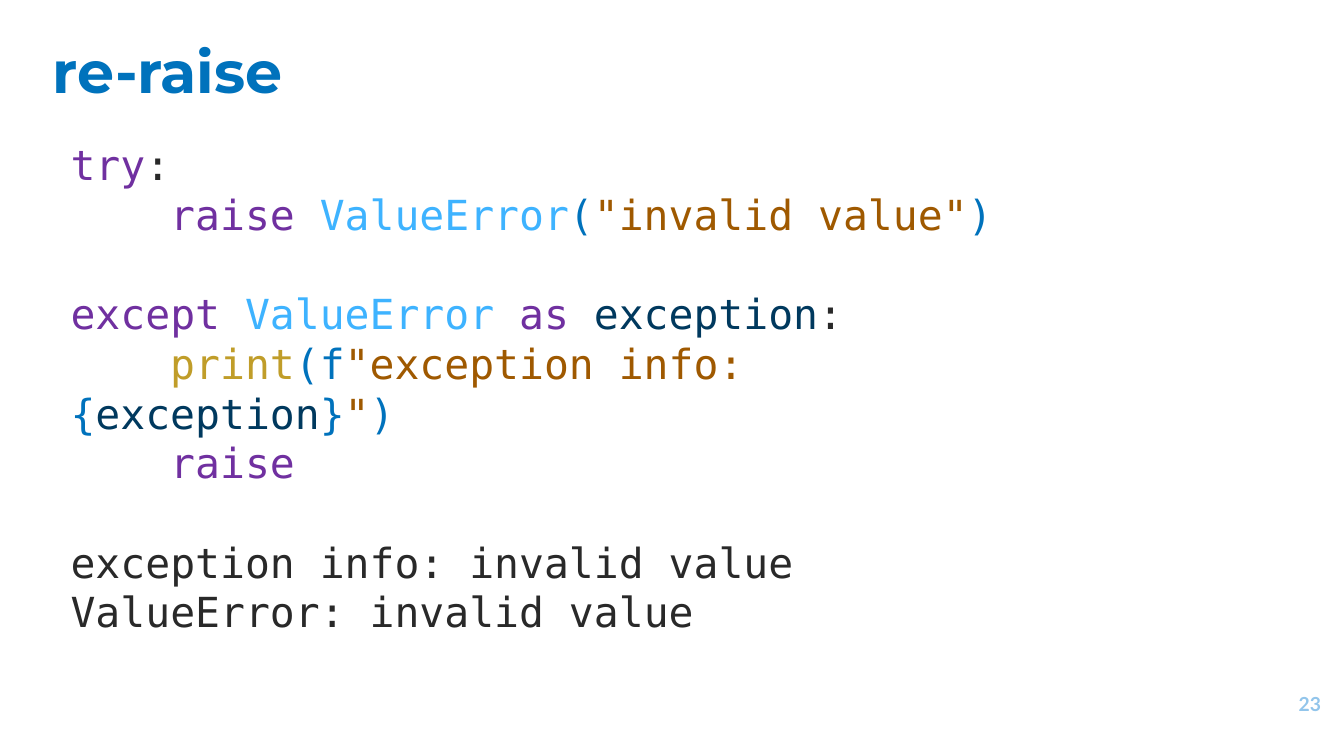
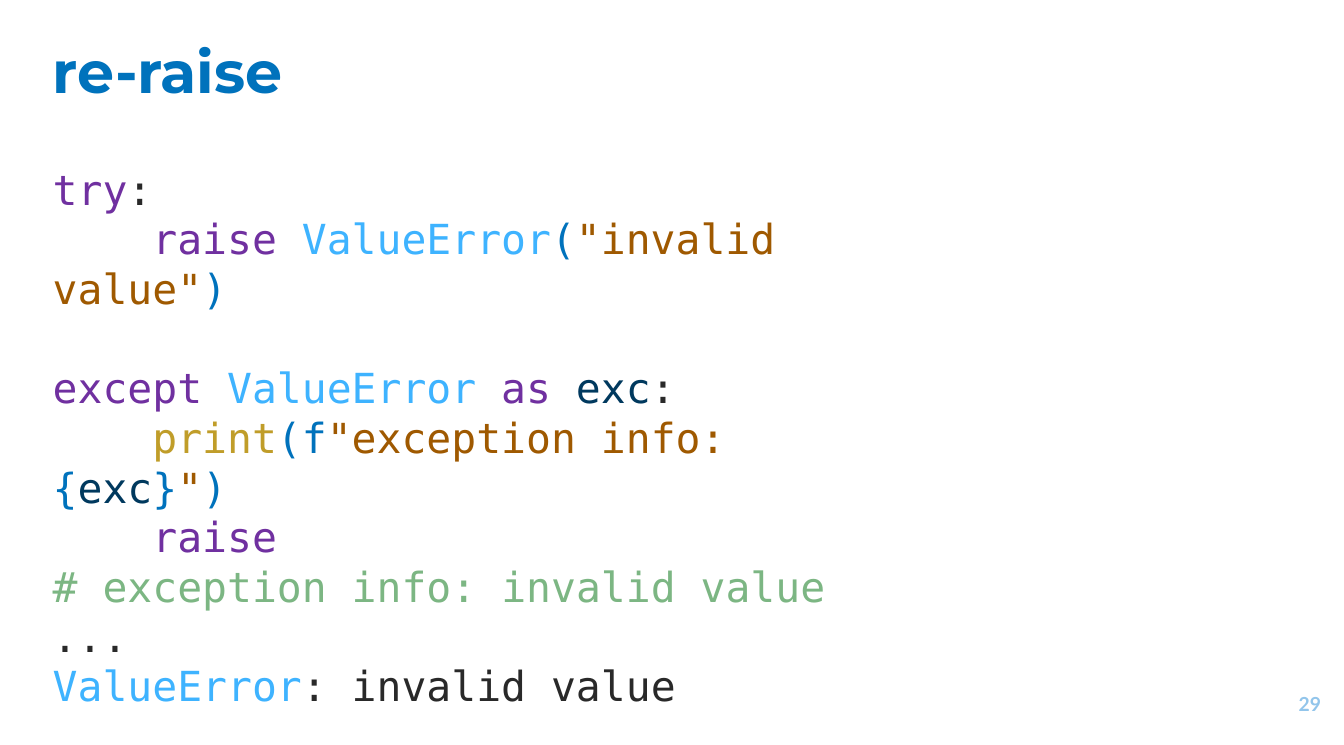
Before and after one commit to EvgrafovMichail/python_mipt_dafe, a slide deck: slide 29 of lessons/sem01/lesson09/exceptions.pptx (slide 23 before the commit). Drawn at 1344x745 pixels with LibreOffice and Linux fonts; fonts in the diff are those of the drawing. Boxes give left, top, right and bottom in pixels: in the first picture for what was removed or moved away, otherwise in the second. Text is boxed around its words. In the diff, an @@ line names an element or a change of style, - is before the commit and + after.

```diff
--- a/lessons/sem01/lesson09/exceptions.pptx
+++ b/lessons/sem01/lesson09/exceptions.pptx
@@ text "try:": place and size @@
-text "try:" at (71, 151, 992, 628)
+text "try:" at (53, 176, 826, 702)
@@ text at (53, 371, 726, 510): text changed; text colour #00395E to #A05900 @@
-except ValueError as exception:
-print(f"exception info: {exception}")
+except ValueError as exc:
+print(f"exception info: {exc}")
@@ text at (103, 570, 826, 611): text changed; text colour #292929 to #7CB683 @@
-exception info: invalid value
+# exception info: invalid value
+...
@@ text at (53, 669, 676, 702): text colour #292929 to #3EB3FF in "ValueError:" @@
@@ page number at (1299, 697, 1321, 711): text changed @@
-23
+29
```
Also in this commit, not shown: 37 other slides changed, 13 slides added, 6 slides removed.
